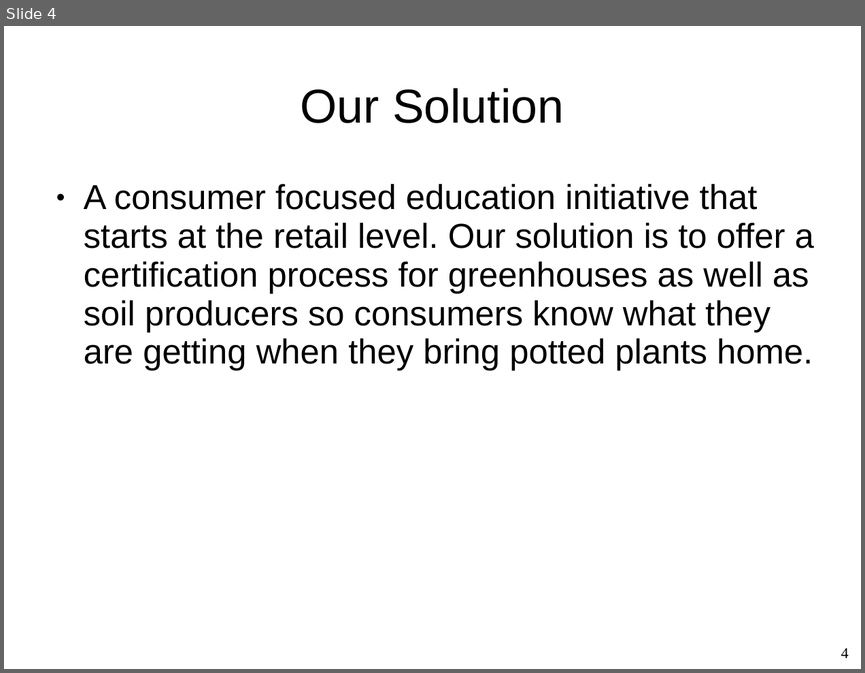
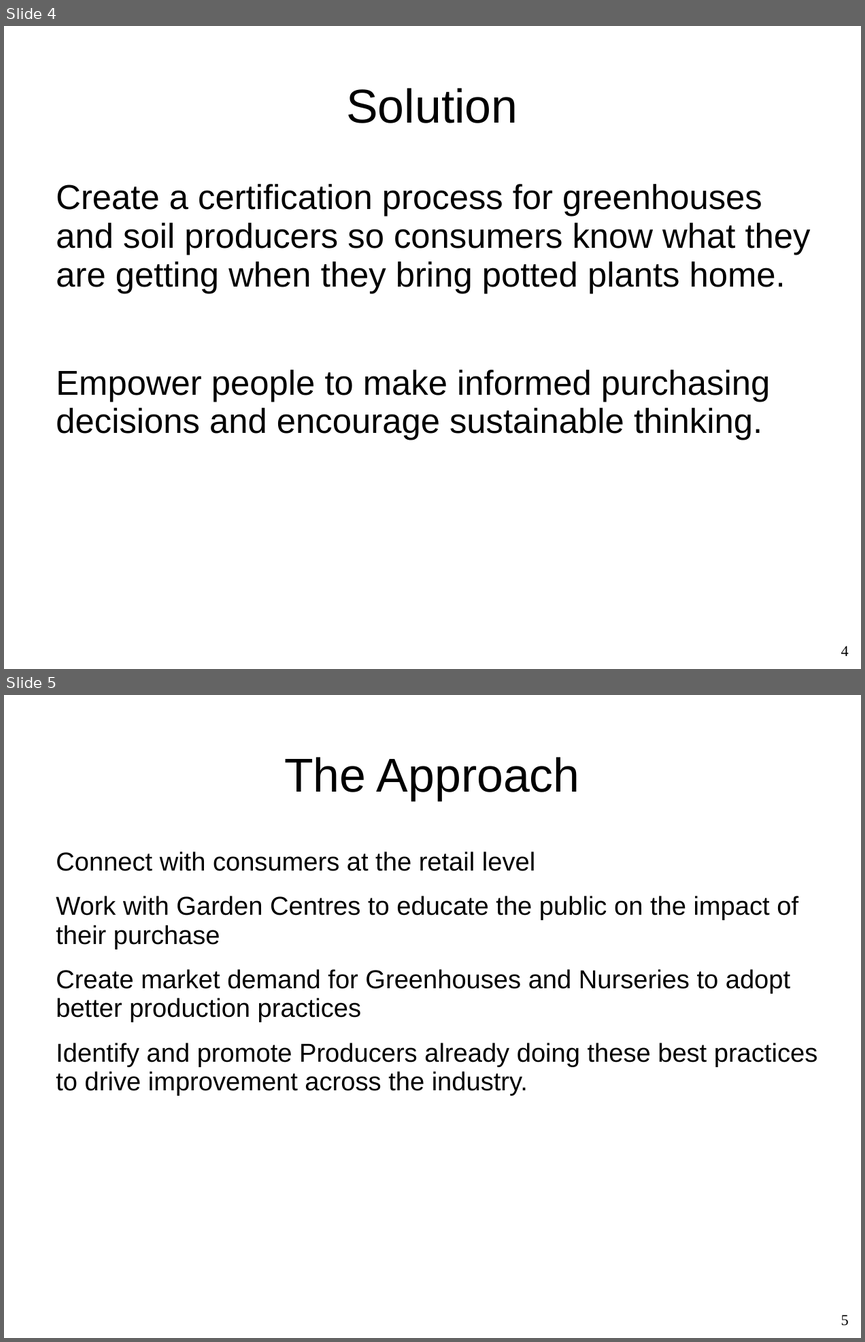
Before and after one commit to Whiteat/Hackathon2019, a slide deck: Presentation.ppt. Shown one above the other, each under a label of ours: slide 4 before the commit, slides 4 and 5 after it. The pictures are 865x673 and 865x1342 pixels, drawn with LibreOffice and Linux fonts; fonts in the diff are those of the drawing; background and template pictures are left out. Boxes give left, top, right and bottom in pixels: in the first picture for what was removed or moved away, otherwise in the second. Text is boxed around its words. In the diff, an @@ line names an element or a change of style, - is before the commit and + after.

```diff
--- a/Presentation.ppt
+++ b/Presentation.ppt
@@ slide 5 added at (4,695,861,1338), background picture (left out) @@
@@ title added at (284,757,580,800), 44 pt, text #000000 @@
+The Approach
@@ text added at (56,851,817,1096), 24 pt, text #000000 @@
+Connect with consumers at the retail level
+Work with Garden Centres to educate the public on the impact of their purchase
+Create market demand for Greenhouses and Nurseries to adopt better production practices
+Identify and promote Producers already doing these best practices to drive improvement across the industry.
@@ page number added at (841,1314,849,1325), 14 pt, text #000000 @@
+5
@@ slide 4 changed as well @@
@@ title at (346,88,517,123): text changed @@
-Our Solution
+Solution
@@ text at (56,184,810,440): text changed @@
-● A consumer focused education initiative that starts at the retail level. Our solution is to offer a certification process for greenhouses as well as soil producers so consumers know what they are getting when they bring potted plants home.
+Create a certification process for greenhouses and soil producers so consumers know what they are getting when they bring potted plants home.
+Empower people to make informed purchasing decisions and encourage sustainable thinking.
```
Also in this commit, not shown: 4 other slides changed, 2 other slides added, 3 slides removed.
